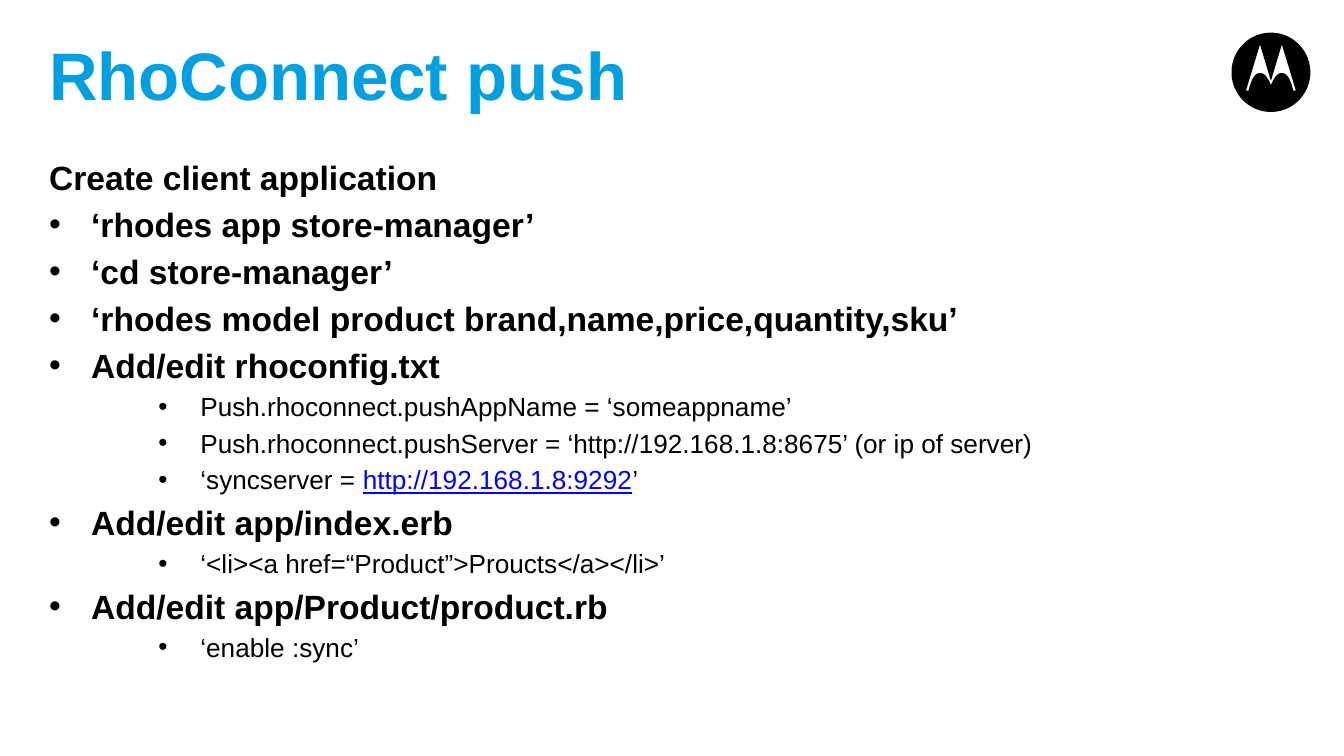
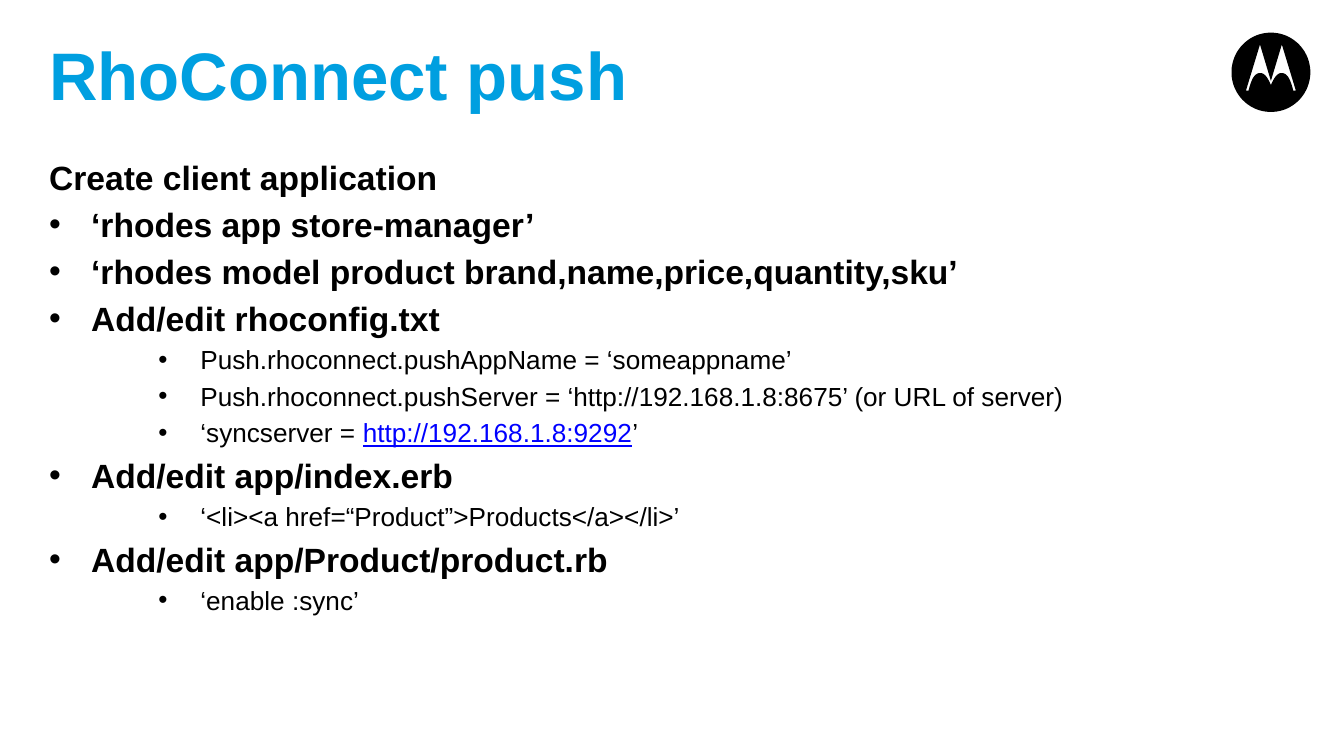
Before and after one commit to shurab/Rhoconnect-Push-Demo, a slide deck: slide 7 of RhoConnect-Push.pptx (slide 6 before the commit). Drawn at 1344x756 pixels with LibreOffice and Linux fonts; fonts in the diff are those of the drawing. Boxes give left, top, right and bottom in pixels: in the first picture for what was removed or moved away, otherwise in the second. Text is boxed around its words. In the diff, an @@ line names an element or a change of style, - is before the commit and + after.

```diff
--- a/RhoConnect-Push.pptx
+++ b/RhoConnect-Push.pptx
@@ text at [91, 259, 393, 290]: paragraph removed @@
-• ‘cd store-manager’
@@ text at [200, 387, 1062, 412]: text changed @@
-  • Push.rhoconnect.pushServer = ‘http://192.168.1.8:8675’ (or ip of server)
+  • Push.rhoconnect.pushServer = ‘http://192.168.1.8:8675’ (or URL of server)
@@ text at [200, 507, 679, 527]: text changed @@
-  • ‘<li><a href=“Product”>Proucts</a></li>’
+  • ‘<li><a href=“Product”>Products</a></li>’
```
Also in this commit, not shown: 4 other slides changed, 4 slides added, 1 slide removed.
